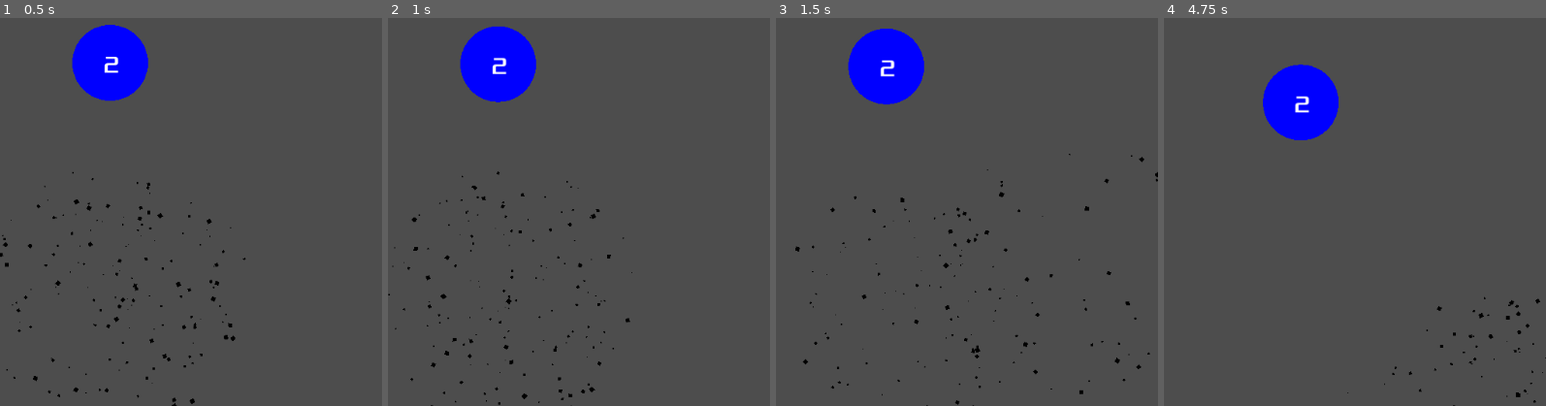
Above: before the commit, frames 1-4 (left to right).
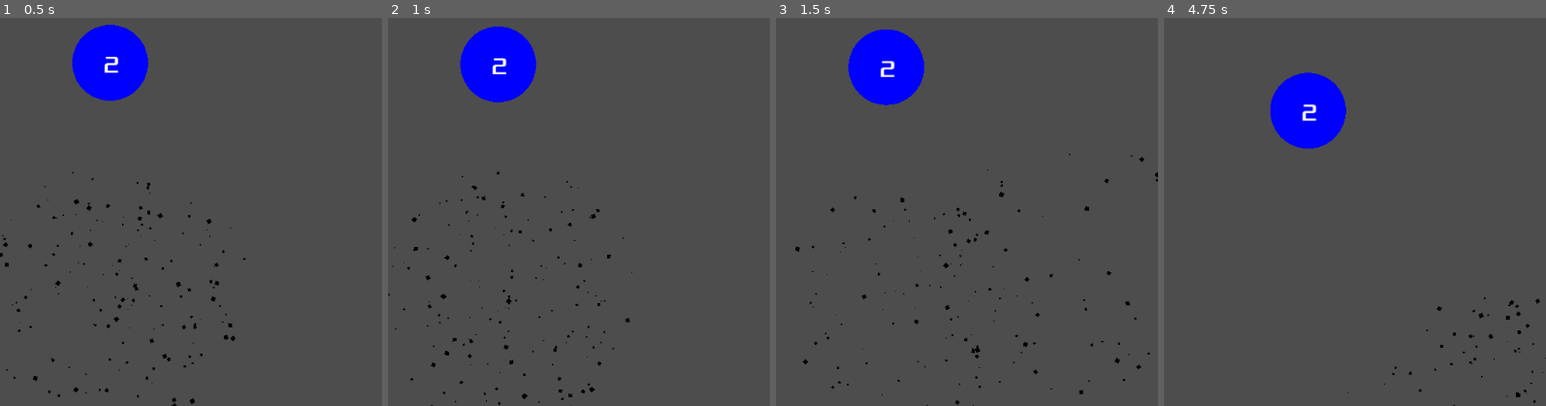
Above: after the commit, the same moments.

Repository: nuts4nuts4nuts/flappyversary
Game: Godot game, scene res://scenes/main.tscn
Two runs of this game, one before a commit and one after it. Both use one fixed random seed, a clock stepped at 60 frames per second and the inputs below.
Inputs (mouse positions are % of the whole screen's width and height, from its top left):
- Up to frame 1 (0.5 s): no input
- Up to frame 2 (1 s): click "Start" at 0.5 s
- Up to frame 3 (1.5 s): tap Enter at 1.25 s; move the mouse to (73, 45) at 1.27 s; press the mouse at (73, 45) at 1.28 s
- Up to frame 4 (4.75 s): move the mouse to (30, 55) at 2.02 s; release the mouse at (30, 55) at 2.03 s; click (30, 55) at 2.1 s; move the mouse to (61, 28) at 2.77 s; press the mouse at (61, 28) at 2.78 s; move the mouse to (46, 70) at 3.52 s; release the mouse at (46, 70) at 3.53 s; click (46, 70) at 3.6 s; move the mouse to (81, 65) at 4.27 s; press the mouse at (81, 65) at 4.28 s
The pictures show only the part of the screen within x 35-85%, y 14-64%; the shares and areas given below are measured in that part.

Frame 1 is identical in both runs. In frame 2, less than 0.1% of the frame differs, in the area x 18-39%, y 2-22%; in frame 3, 0.2%; in frame 4, 1.4%, in the area x 25-48%, y 12-34%.

Commit message:
Made target ball more massive compared to other balls

Diff:
--- a/scenes/target-ball.tscn
+++ b/scenes/target-ball.tscn
@@ -9,6 +9,7 @@
 radius = 50.0
 
 [node name="Target" type="RigidBody2D"]
+mass = 5.0
 gravity_scale = 0.0
 max_contacts_reported = 1
 contact_monitor = true
@@ -16,6 +17,7 @@
 script = ExtResource("1_7247g")
 color_normal = Color(0, 0, 1, 1)
 color_cash = Color(0, 1, 0, 1)
+base_well_force = 300
 metadata/_edit_horizontal_guides_ = []
 
 [node name="Collider" type="CollisionShape2D" parent="."]
--- a/scripts/target-ball.gd
+++ b/scripts/target-ball.gd
@@ -15,7 +15,7 @@
 var color: Color
 var merge_boost = 0.2
 var ball_value = base_ball_value
-var base_force = 50
+@export var base_well_force = 50
 var is_target = true
 var target_progress = 1
 var cashing_in = false
@@ -138,7 +138,7 @@
 		var distance = me_to_well.length_squared()
 		var direction = me_to_well.normalized()
 
-		var force = base_force * direction
+		var force = base_well_force * direction
 		var falloff = 1 / max(1, (distance / 10000))
 		apply_central_force(force * falloff)
 
